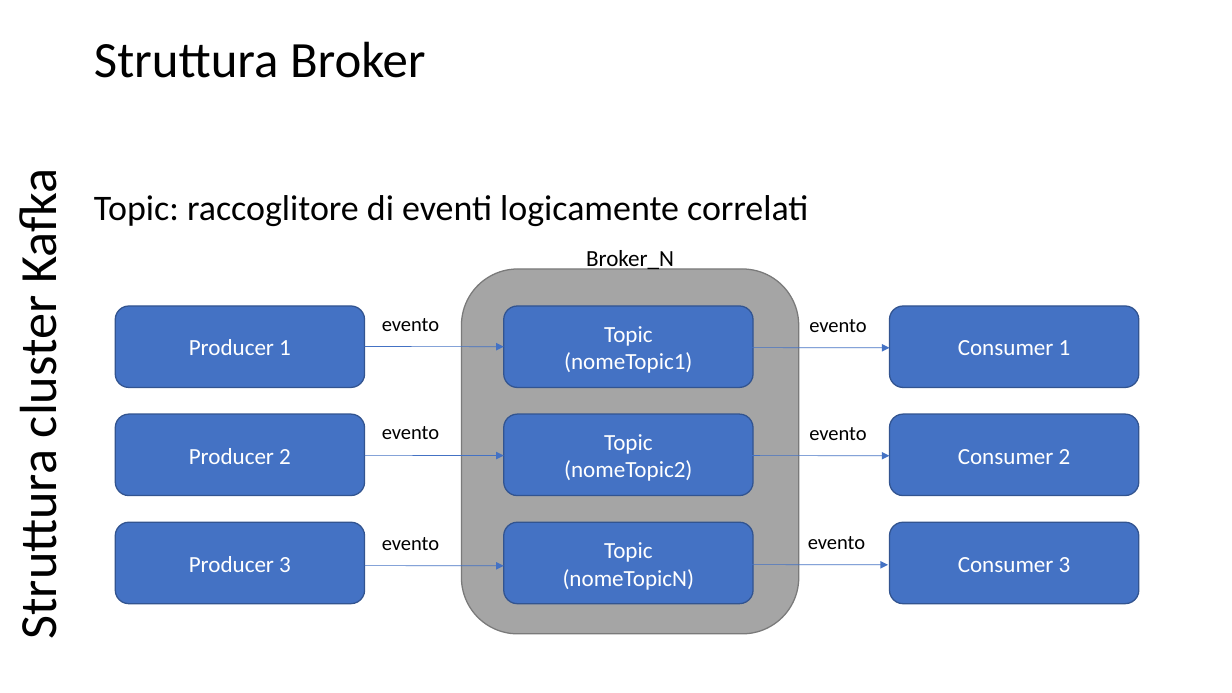
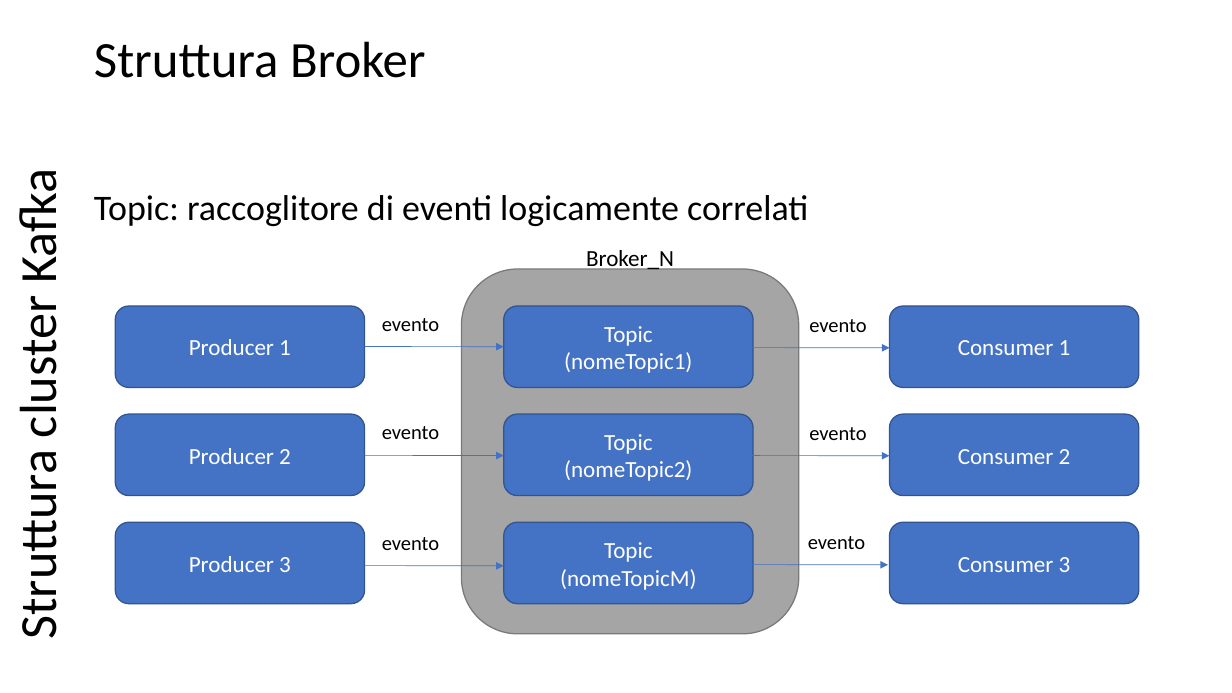
Before and after one commit to scastagnoli/academySisal, a slide deck: slide 9 of kafka.pptx. Drawn at 1232x693 pixels with LibreOffice and Linux fonts; fonts in the diff are those of the drawing. Boxes give left, top, right and bottom in pixels: in the first picture for what was removed or moved away, otherwise in the second. Text is boxed around its words. In the diff, an @@ line names an element or a change of style, - is before the commit and + after.

```diff
--- a/kafka.pptx
+++ b/kafka.pptx
@@ text in rounded rectangle at box(560, 569, 696, 590): text changed @@
-(nomeTopicN)
+(nomeTopicM)
```
Also in this commit, not shown: 5 other slides changed.
